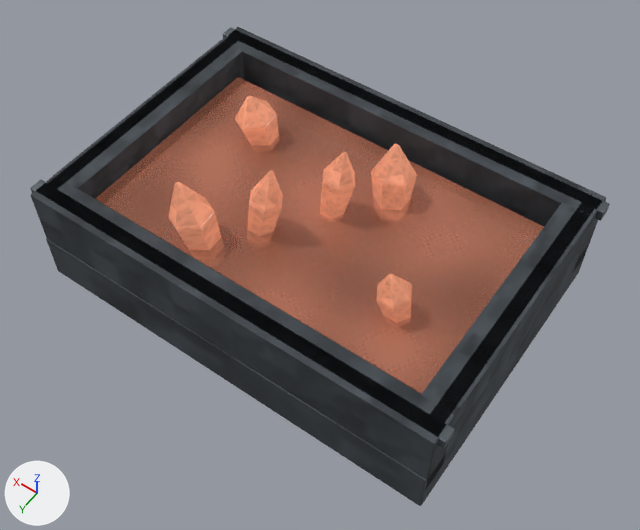
The Blender file assets/models/source/crystal-bed-fire.blend: old version first, new version second.
Before and after are seen from a camera (50 mm lens) standing at (-2.31, 3.21, 5.95) and looking at (-0.16, 0.2, 1.22). The axes (+X, +Y, +Z) are drawn at lower left. The lights are the same throughout. The picture after the commit comes second.

Objects in the first picture: 'east-band', 'east-wall', 'floor', 'growth-0', 'growth-1', 'growth-2', 'growth-3', 'growth-4', 'growth-5', 'mineral-water', 'north-band', 'north-wall', 'south-band', 'south-wall', 'west-band', 'west-wall'.
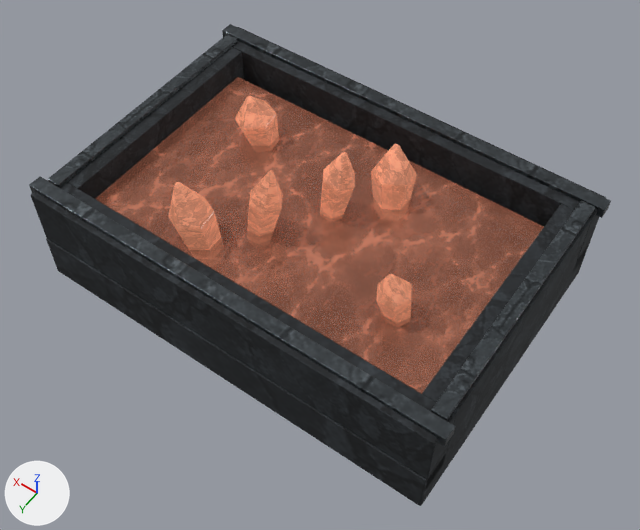
Edits to the scene script, one JSON object a line:
```json
{"op": "add", "block": "img_magenheim_authored_crystal_bed_crystal_growth", "code": ["img_magenheim_authored_crystal_bed_crystal_growth = load_image('magenheim.authored.crystal-bed-crystal-growth', '_unpacked/e1e198b9bfd2cf00.png', 256, 256, 'sRGB')"]}
{"op": "add", "block": "img_magenheim_authored_crystal_bed_mineral_water", "code": ["img_magenheim_authored_crystal_bed_mineral_water = load_image('magenheim.authored.crystal-bed-mineral-water', '_unpacked/35f46e0bb4f12d34.png', 256, 256, 'sRGB')"]}
{"op": "add", "block": "img_magenheim_authored_crystal_bed_iron", "code": ["img_magenheim_authored_crystal_bed_iron = load_image('magenheim.authored.crystal-bed-iron', '_unpacked/e02ce0d20a3a21ec.png', 256, 256, 'sRGB')"]}
{"op": "add", "block": "img_magenheim_authored_crystal_bed_stone", "code": ["img_magenheim_authored_crystal_bed_stone = load_image('magenheim.authored.crystal-bed-stone', '_unpacked/244993f4b2540731.png', 256, 256, 'sRGB')"]}
{"block": "mat_magenheim_crystal_bed_stone", "where": "n2 = _N.new('ShaderNodeTexImage'); n2.name = 'Image Texture'"}
{"op": "set", "path": "n2.image", "old": "img_magenheim_surface_stone", "new": "img_magenheim_authored_crystal_bed_stone"}
{"block": "mat_magenheim_crystal_bed_iron", "where": "n2 = _N.new('ShaderNodeTexImage'); n2.name = 'Image Texture'"}
{"op": "set", "path": "n2.image", "old": "img_magenheim_surface_metal", "new": "img_magenheim_authored_crystal_bed_iron"}
{"block": "mat_magenheim_crystal_bed_mineral_water", "where": "n2 = _N.new('ShaderNodeTexImage'); n2.name = 'Image Texture'"}
{"op": "set", "path": "n2.image", "old": "img_magenheim_surface_liquid", "new": "img_magenheim_authored_crystal_bed_mineral_water"}
{"block": "mat_magenheim_crystal_bed_crystal_growth", "where": "n2 = _N.new('ShaderNodeTexImage'); n2.name = 'Image Texture'"}
{"op": "set", "path": "n2.image", "old": "img_magenheim_surface_crystal", "new": "img_magenheim_authored_crystal_bed_crystal_growth"}
{"block": "me_west_wall", "where": "# used by ob_west_wall; location = (-1.44, 0.0, 1.32)"}
{"op": "remove", "block": "me_west_wall", "code": "me_west_wall.from_pydata(...)  # 8 vertices, 12 faces; spans x -0.11..0.11, y -0.89..0.89, z -0.31..0.31"}
{"op": "add", "block": "me_west_wall", "code": "me_west_wall.from_pydata(...)  # 8 vertices, 12 faces; spans x -0.11..0.11, y -0.87..0.87, z -0.31..0.31"}
{"block": "me_west_wall", "change": "me_west_wall part 1: the whole mesh is scaled about its middle by (1, 0.978, 1)"}
{"block": "me_west_band", "where": "# used by ob_west_band; location = (-1.48, 0.0, 1.59)"}
{"op": "remove", "block": "me_west_band", "code": "me_west_band.from_pydata(...)  # 8 vertices, 12 faces; spans x -0.05..0.05, y -0.96..0.96, z -0.04..0.04"}
{"op": "add", "block": "me_west_band", "code": "me_west_band.from_pydata(...)  # 8 vertices, 12 faces; spans x -0.05..0.05, y -0.94..0.94, z -0.04..0.04"}
{"block": "me_west_band", "change": "me_west_band part 2: the whole mesh is scaled about its middle by (1, 0.979, 1)"}
{"op": "set", "path": "ob_north_band.location", "old": "(0.0, -1.0, 1.59)", "new": "(0.0, -1.0, 1.62)"}
{"op": "set", "path": "ob_south_band.location", "old": "(0.0, 1.0, 1.59)", "new": "(0.0, 1.0, 1.62)"}
{"op": "set", "path": "ob_west_band.location", "old": "(-1.48, 0.0, 1.59)", "new": "(-1.48, 0.0, 1.62)"}
{"op": "set", "path": "ob_east_band.location", "old": "(1.48, 0.0, 1.59)", "new": "(1.48, 0.0, 1.62)"}
```

Boxes (x1, y1, x2, y2) around the edits, measured in the pictures (640 x 530 px):
```json
{"object": "mineral-water", "change": "surface changed", "before": [96, 78, 544, 394], "after": [96, 78, 544, 394]}
{"object": "south-wall", "change": "surface changed", "before": [31, 183, 455, 490], "after": [31, 183, 455, 490]}
{"object": "north-wall", "change": "surface changed", "before": [233, 27, 606, 274], "after": [233, 27, 606, 274]}
{"object": "floor", "change": "surface changed", "before": [46, 238, 584, 506], "after": [46, 238, 584, 506]}
{"object": "west-wall", "change": "surface changed, rescaled", "before": [421, 202, 593, 464], "after": [422, 204, 592, 461], "on screen": "darker"}
{"object": "south-band", "change": "surface changed, moved", "before": [30, 180, 455, 449], "after": [29, 176, 455, 446]}
{"object": "east-wall", "change": "surface changed", "before": [67, 47, 244, 199], "after": [67, 47, 244, 199], "on screen": "darker"}
{"object": "north-band", "change": "surface changed, moved", "before": [223, 27, 610, 221], "after": [222, 24, 611, 218]}
{"object": "west-band", "change": "surface changed, rescaled", "before": [431, 202, 595, 423], "after": [431, 201, 595, 421]}
{"object": "east-band", "change": "surface changed, moved", "before": [47, 37, 239, 187], "after": [48, 34, 237, 188]}
{"object": "growth-5", "change": "surface changed", "before": [169, 182, 221, 250], "after": [169, 182, 221, 250]}
{"object": "growth-1", "change": "surface changed", "before": [371, 144, 417, 210], "after": [371, 144, 417, 210]}
{"object": "growth-4", "change": "surface changed", "before": [320, 152, 355, 219], "after": [320, 152, 355, 219]}
{"object": "growth-3", "change": "surface changed", "before": [235, 96, 279, 146], "after": [235, 96, 279, 146]}
```
